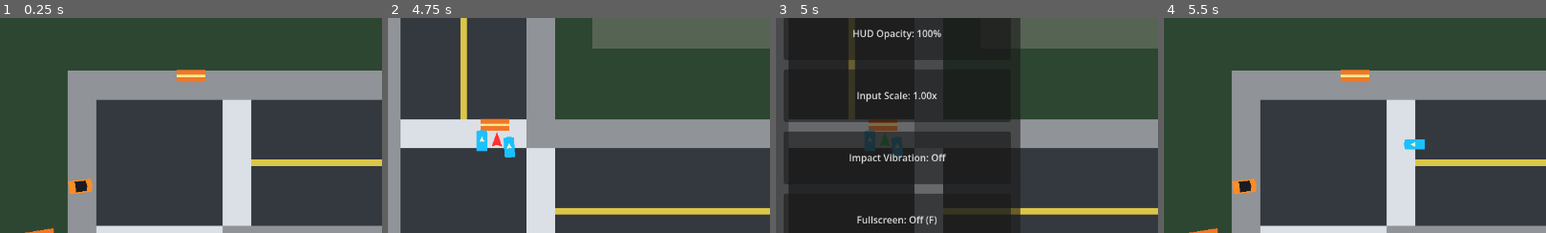
Above: before the commit, frames 1-4 (left to right).
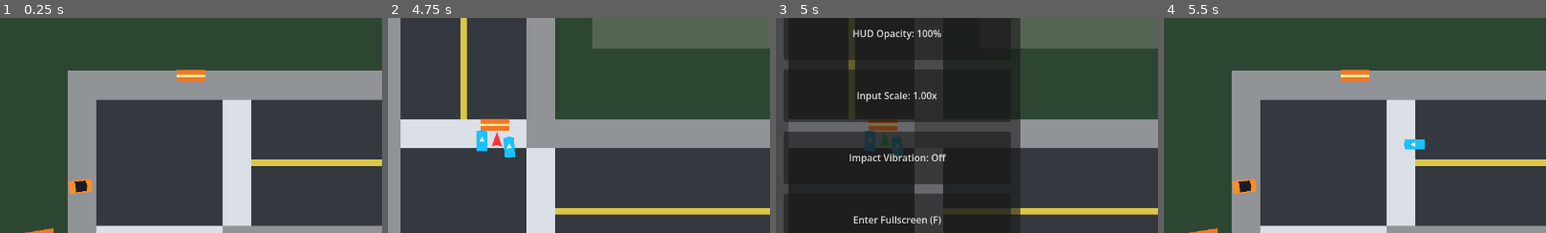
Above: after the commit, the same moments.

Repository: mjulstein/godot-gta
Game: Godot game, scene res://scenes/main/game.tscn
Same seed, same stepped clock (60 frames per second), same inputs: the game is played once before the commit and once after it.
Inputs (mouse positions are % of the whole screen's width and height, from its top left):
- Up to frame 1 (0.25 s): no input
- Up to frame 2 (4.75 s): click "C" at 0.5 s; tap E (interact) at 1.25, 2.75, 4.25 s; move the mouse to (72, 45) at 1.27 s; hold D (move_right) 1.28-2 s; hold E (interact) 1.28-2 s; click (72, 45) at 1.42 s; drag from (30, 55) to (53, 50) at 2.02 s; move the mouse to (60, 28) at 2.77 s; hold D (move_right) 2.78-3.5 s; hold E (interact) 2.78-3.5 s; drag from (45, 70) to (20, 35) at 3.52 s; move the mouse to (80, 65) at 4.27 s; hold A (move_left) from 4.28 s (still down); hold E (interact) from 4.28 s (still down)
- Up to frame 3 (5 s): keep holding A (move_left); keep holding E (interact); tap P (pause) at 4.9 s
- Up to frame 4 (5.5 s): release A (move_left) at 5 s; release E (interact) at 5 s; click "Restart" at 5 s
The pictures show only the part of the screen within x 34-84%, y 20-70%; the shares and areas given below are measured in that part.

Frames 1-2 are identical in both runs. In frame 3, 0.5% of the frame differs, in the area x 20-44%, y 92-97%; in frame 4, nothing differs.

Commit message:
Implement web pause fullscreen flow

Diff:
--- a/scripts/core/fullscreen_support.gd
+++ b/scripts/core/fullscreen_support.gd
@@ -1,20 +1,147 @@
 class_name FullscreenSupport
 extends RefCounted
 
+static var _cached_is_fullscreen := false
+static var _cached_capability := {
+	"browser_target": "native_desktop",
+	"supports_windowed_and_fullscreen": true,
+	"supports_browser_fullscreen_api": false,
+	"supports_external_fullscreen_exit_signal": false,
+}
+static var _last_toggle_source := "unknown"
+static var _last_toggle_result := "unchanged"
+
+static func is_web_runtime() -> bool:
+	return OS.has_feature("web")
+
+static func get_runtime_capability() -> Dictionary:
+	if is_web_runtime():
+		_ensure_web_bridge()
+		var supports_browser_fullscreen_api := _eval_bool("""
+!!(
+	document.documentElement
+	&& typeof document.documentElement.requestFullscreen === "function"
+	&& typeof document.exitFullscreen === "function"
+)
+""")
+		var fullscreen_only_display_mode := _eval_bool("""
+!!(window.matchMedia && window.matchMedia("(display-mode: fullscreen)").matches && !document.fullscreenElement)
+""")
+		_cached_capability = {
+			"browser_target": "desktop_chrome",
+			"supports_windowed_and_fullscreen": supports_browser_fullscreen_api and not fullscreen_only_display_mode,
+			"supports_browser_fullscreen_api": supports_browser_fullscreen_api,
+			"supports_external_fullscreen_exit_signal": _eval_bool("'onfullscreenchange' in document"),
+		}
+		return _cached_capability
+
+	var supports_windowed_and_fullscreen := not OS.has_feature("mobile")
+	_cached_capability = {
+		"browser_target": "native_desktop",
+		"supports_windowed_and_fullscreen": supports_windowed_and_fullscreen,
+		"supports_browser_fullscreen_api": false,
+		"supports_external_fullscreen_exit_signal": false,
+	}
+	return _cached_capability
+
 static func can_toggle_fullscreen() -> bool:
+	return bool(get_runtime_capability().get("supports_windowed_and_fullscreen", false))
+
+static func is_fullscreen() -> bool:
+	_cached_is_fullscreen = _read_fullscreen_state()
+	return _cached_is_fullscreen
+
+static func poll_state() -> Dictionary:
+	var was_fullscreen := _cached_is_fullscreen
+	var is_now_fullscreen := _read_fullscreen_state()
+	var denied := _consume_denied_state()
+	var changed := is_now_fullscreen != was_fullscreen
+	_cached_is_fullscreen = is_now_fullscreen
+	if denied:
+		_last_toggle_result = "denied"
+	elif changed:
+		_last_toggle_result = "entered" if is_now_fullscreen else "exited"
+	return {
+		"was_fullscreen": was_fullscreen,
+		"is_fullscreen": is_now_fullscreen,
+		"changed": changed,
+		"denied": denied,
+		"last_toggle_source": _last_toggle_source,
+		"last_toggle_result": _last_toggle_result,
+	}
+
+static func toggle_fullscreen(request_source: String = "unknown") -> bool:
+	if not can_toggle_fullscreen():
+		return false
+	_last_toggle_source = request_source
+	if is_web_runtime():
+		_ensure_web_bridge()
+		var requested := _eval_bool("""
+window.godotGTAFullscreen.lastDenied = false;
+if (
+	!document.documentElement
+	|| typeof document.documentElement.requestFullscreen !== "function"
+	|| typeof document.exitFullscreen !== "function"
+) {
+	window.godotGTAFullscreen.lastDenied = true;
+	false;
+} else if (document.fullscreenElement) {
+	document.exitFullscreen().catch(function () {
+		window.godotGTAFullscreen.lastDenied = true;
+	});
+	true;
+} else {
+	document.documentElement.requestFullscreen().catch(function () {
+		window.godotGTAFullscreen.lastDenied = true;
+	});
+	true;
+}
+""")
+		if not requested:
+			_last_toggle_result = "denied"
+		return requested
+
+	var mode := DisplayServer.window_get_mode()
+	var target_mode := DisplayServer.WINDOW_MODE_WINDOWED if mode == DisplayServer.WINDOW_MODE_FULLSCREEN or mode == DisplayServer.WINDOW_MODE_EXCLUSIVE_FULLSCREEN else DisplayServer.WINDOW_MODE_FULLSCREEN
+	DisplayServer.window_set_mode(target_mode)
+	_cached_is_fullscreen = _read_fullscreen_state()
+	_last_toggle_result = "entered" if _cached_is_fullscreen else "exited"
 	return true
 
-static func is_fullscreen() -> bool:
+static func get_button_label() -> String:
+	return "Exit Fullscreen (F)" if is_fullscreen() else "Enter Fullscreen (F)"
+
+static func _read_fullscreen_state() -> bool:
+	if is_web_runtime():
+		_ensure_web_bridge()
+		return _eval_bool("!!document.fullscreenElement")
 	var mode := DisplayServer.window_get_mode()
 	return mode == DisplayServer.WINDOW_MODE_FULLSCREEN or mode == DisplayServer.WINDOW_MODE_EXCLUSIVE_FULLSCREEN
 
-static func toggle_fullscreen() -> bool:
-	if not can_toggle_fullscreen():
+static func _consume_denied_state() -> bool:
+	if not is_web_runtime():
 		return false
-	var target_mode := DisplayServer.WINDOW_MODE_WINDOWED if is_fullscreen() else DisplayServer.WINDOW_MODE_FULLSCREEN
-	DisplayServer.window_set_mode(target_mode)
-	return true
+	_ensure_web_bridge()
+	var denied := _eval_bool("!!window.godotGTAFullscreen && !!window.godotGTAFullscreen.lastDenied")
+	if denied:
+		JavaScriptBridge.eval("window.godotGTAFullscreen.lastDenied = false;", true)
+	return denied
 
-static func get_button_label() -> String:
-	var state_label := "On" if is_fullscreen() else "Off"
-	return "Fullscreen: %s (F)" % state_label
+static func _ensure_web_bridge() -> void:
+	if not is_web_runtime():
+		return
+	JavaScriptBridge.eval("""
+window.godotGTAFullscreen = window.godotGTAFullscreen || {
+	lastDenied: false
+};
+""", true)
+
+static func _eval_bool(code: String) -> bool:
+	var value = JavaScriptBridge.eval(code, true)
+	if value is bool:
+		return value
+	if value is int:
+		return value != 0
+	if value is float:
+		return not is_zero_approx(value)
+	return false
--- a/scripts/ui/palette_overlay.gd
+++ b/scripts/ui/palette_overlay.gd
@@ -27,7 +27,7 @@
 	impact_vibration_button.pressed.connect(_on_impact_vibration_pressed)
 	fullscreen_button.pressed.connect(_on_fullscreen_pressed)
 	restart_button.pressed.connect(_on_restart_pressed)
-	_refresh_button_text()
+	refresh_fullscreen_state()
 
 func _process(_delta: float) -> void:
 	var fullscreen_state := FullscreenSupport.is_fullscreen()
@@ -72,8 +72,8 @@
 	cached_fullscreen_state = FullscreenSupport.is_fullscreen()
 	_refresh_button_text()
 
-func toggle_fullscreen() -> void:
-	if not FullscreenSupport.toggle_fullscreen():
+func toggle_fullscreen(request_source: String = "pause_button") -> void:
+	if not FullscreenSupport.toggle_fullscreen(request_source):
 		return
 	refresh_fullscreen_state()
 
@@ -96,5 +96,7 @@
 		input_scale_label = mobile_controls_hud.get_input_surface_scale_label()
 	input_scale_button.text = input_scale_label
 	impact_vibration_button.text = "Impact Vibration: On" if impact_vibration_enabled else "Impact Vibration: Off"
-	fullscreen_button.visible = FullscreenSupport.can_toggle_fullscreen()
+	var can_toggle_fullscreen := FullscreenSupport.can_toggle_fullscreen()
+	fullscreen_button.visible = can_toggle_fullscreen
+	fullscreen_button.disabled = not can_toggle_fullscreen
 	fullscreen_button.text = FullscreenSupport.get_button_label()
--- a/scripts/ui/pause_controller.gd
+++ b/scripts/ui/pause_controller.gd
@@ -10,7 +10,11 @@
 
 func _ready() -> void:
 	process_mode = Node.PROCESS_MODE_ALWAYS
+	FullscreenSupport.poll_state()
 	_sync_overlay()
+
+func _process(_delta: float) -> void:
+	_sync_fullscreen_state()
 
 func _input(event: InputEvent) -> void:
 	if event.is_action_pressed("toggle_fullscreen"):
@@ -19,15 +23,32 @@
 	if not event.is_action_pressed("pause"):
 		return
 	get_viewport().set_input_as_handled()
-	get_tree().paused = not get_tree().paused
-	_sync_overlay()
-	pause_toggled.emit(get_tree().paused)
+	_set_paused(not get_tree().paused)
 
 func _sync_overlay() -> void:
 	if overlay != null:
 		overlay.visible = get_tree().paused
 		if overlay.has_method("refresh_fullscreen_state"):
 			overlay.refresh_fullscreen_state()
+
+func _set_paused(is_paused: bool) -> void:
+	if get_tree().paused == is_paused:
+		_sync_overlay()
+		return
+	get_tree().paused = is_paused
+	_sync_overlay()
+	pause_toggled.emit(get_tree().paused)
+
+func _sync_fullscreen_state() -> void:
+	var fullscreen_state := FullscreenSupport.poll_state()
+	if bool(fullscreen_state.get("changed", false)):
+		if FullscreenSupport.is_web_runtime() and bool(fullscreen_state.get("was_fullscreen", false)) and not bool(fullscreen_state.get("is_fullscreen", false)) and not get_tree().paused:
+			_set_paused(true)
+			return
+		_sync_overlay()
+		return
+	if get_tree().paused and overlay != null and overlay.has_method("refresh_fullscreen_state"):
+		overlay.refresh_fullscreen_state()
 
 func _handle_fullscreen_toggle(event: InputEvent) -> void:
 	if not get_tree().paused:
@@ -36,4 +57,4 @@
 		return
 	get_viewport().set_input_as_handled()
 	if overlay != null and overlay.has_method("toggle_fullscreen"):
-		overlay.toggle_fullscreen()
+		overlay.toggle_fullscreen("paused_f_shortcut")
Not shown, changed: README.md
Not shown, changed: specs/003-web-browser-play/README.md
Not shown, changed: specs/003-web-browser-play/tasks.md
Not shown, changed: tests/manual/web_browser_play.md
